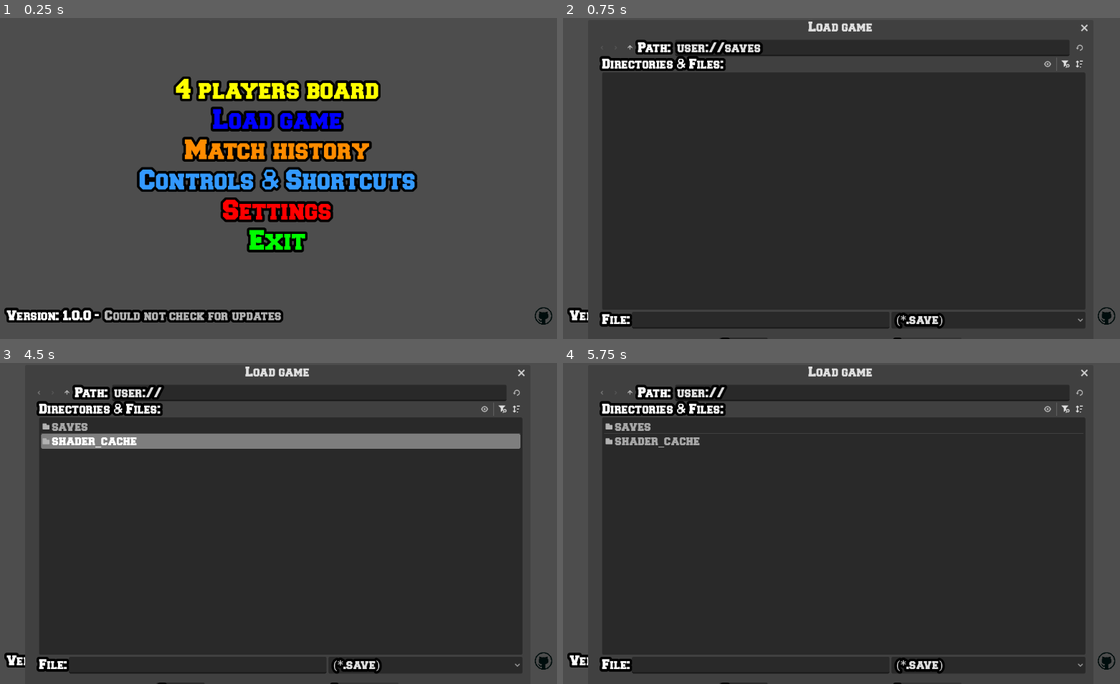
Above: before the commit, frames 1-4 (two rows, left to right).
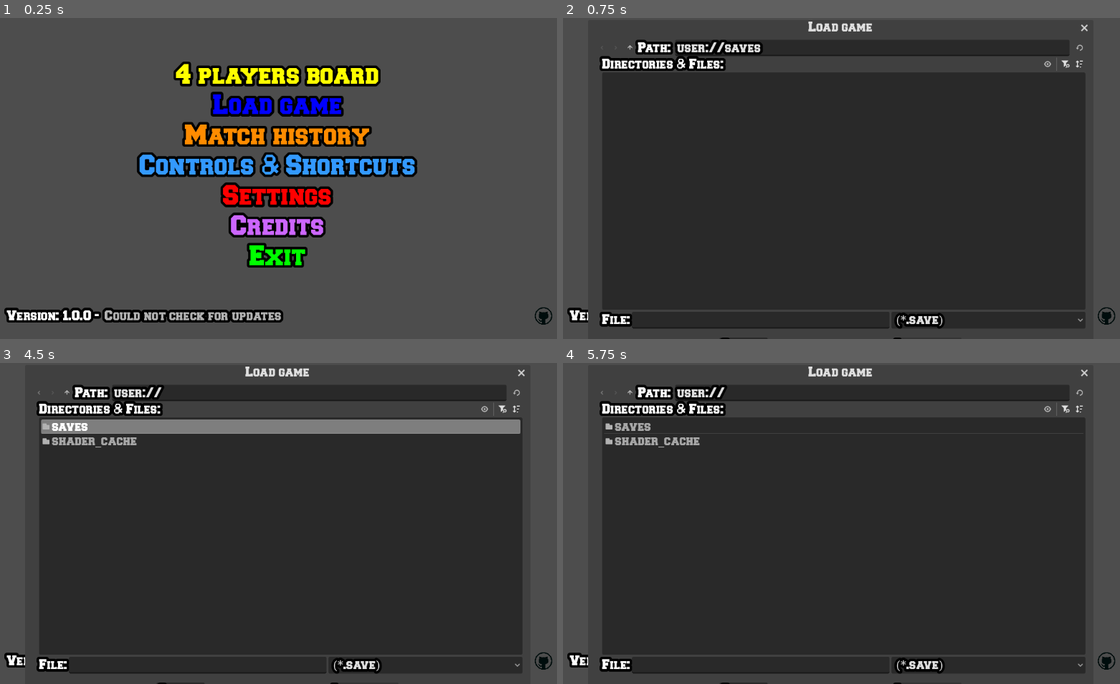
Above: after the commit, the same moments.

Repository: turulomio/gdparchis
Game: Godot game, scene res://scenes/Main.tscn
The game is run twice, just before and just after one commit, with the same random seed, the same clock (stepped at 60 frames per second) and the same inputs.
Inputs (mouse positions are in pixels of both pictures, inside the frame that each line leads up to):
- Up to frame 1 (0.25 s): no input
- Up to frame 2 (0.75 s): click "Load game" at 0.5 s
- Up to frame 3 (4.5 s): click (194, 664) at 1.27 s; type "12" at 1.35 s; click (278, 571) at 2 s, where only the run after the commit has a clickable "Credits"; click (66, 391) at 2.75 s; click (66, 391) at 3.5 s; click "4 players board" at 4.25 s
- Up to frame 4 (5.75 s): click "Match history" at 5 s

The runs differ from the first frame. In frame 1, 17% of the frame differs, in the area x 24-75%, y 13-78%; in frame 2, nothing differs; in frame 3, 7.8%; in frame 4, nothing differs.

Commit message:
Created Credits scene

Diff:
--- a/i18n/translations.csv
+++ b/i18n/translations.csv
@@ -7,6 +7,11 @@
 Checking for updates...,Checking for updates...,Comprobando actualizaciones...,Vérification des mises à jour...
 Composition,Composition,Composición,Composition
 Controls & Shortcuts,Controls & Shortcuts,Controles y atajos,Contrôles et raccourcis
+Credits,Credits,Créditos,Crédits
+Release Date: {0},Release Date: {0},Fecha de la versión: {0},Date de la version: {0}
+Lead Developer: {0},Lead Developer: {0},Desarrollo: {0},Développement: {0}
+Engine: {0},Engine: {0},Motor de juego: {0},Moteur de jeu: {0}
+License: {0},License: {0},Licencia: {0},Licence: {0}
 Android Back Button / Gesture: Back to Main Menu / Exit,Android Back Button / Gesture: Back to Main Menu / Exit,Boton Atrás / Gesto Android: Volver al menú principal / Salir,Bouton Retour / Geste Android: Retour au menu principal / Quitter
 Long Press on Background: Toggle Sound ON / OFF,Long Press on Background: Toggle Sound ON / OFF,Pulsación prolongada en fondo: Alternar sonido activado / desactivado,Pression prolongée sur el fond: Basculer le son activé / désactivé
 Long Press on Piece / Dice: View Info Popup,Long Press on Piece / Dice: View Info Popup,Pulsación prolongada en ficha / dado: Ver ventana de información,Pression prolongée sur pion / dé: Afficher les infos
--- /dev/null
+++ b/scenes/Credits.gd
@@ -0,0 +1,96 @@
+extends Node3D
+
+@onready var Dice1Pivot = $Dice1Pivot
+@onready var Dice2Pivot = $Dice2Pivot
+@onready var TitleLabel = $UI/Control/MarginContainer/VBoxContainer/Title
+@onready var SubtitleLabel = $UI/Control/MarginContainer/VBoxContainer/Subtitle
+@onready var VersionLabel = $UI/Control/MarginContainer/VBoxContainer/Version
+@onready var DateLabel = $UI/Control/MarginContainer/VBoxContainer/VersionDate
+@onready var DevLabel = $UI/Control/MarginContainer/VBoxContainer/Developer
+@onready var EngineLabel = $UI/Control/MarginContainer/VBoxContainer/Engine
+@onready var LicenseLabel = $UI/Control/MarginContainer/VBoxContainer/License
+@onready var CopyrightLabel = $UI/Control/MarginContainer/VBoxContainer/Copyright
+@onready var ButtonBack = $UI/Control/MarginContainer/VBoxContainer/ButtonBack
+
+var rotation_speed: float = 1.2
+
+
+## System notification handler intercepting Android OS back button navigation.
+## @param what Notification type identifier.
+func _notification(what: int):
+	# Intercept Android back button press and return to Main Menu
+	if what == NOTIFICATION_WM_GO_BACK_REQUEST:
+		_on_back_pressed()
+
+
+## Scene initialization entry point configuring translated text fields, 3D dice tilts, and red materials.
+func _ready() -> void:
+	print("LOADING CREDITS SCENE")
+
+	# 1. Cast VERSION_DATE string constant into a Godot Date Dictionary object
+	var date_obj = Time.get_datetime_dict_from_datetime_string(Globals.VERSION_DATE, false)
+	var release_year = str(date_obj.get("year", 2026))
+
+	# 2. Populate translated credit text fields
+	TitleLabel.text = "GDParchis"
+	SubtitleLabel.text = tr("Credits")
+	VersionLabel.text = tr(" Version: {0}").format([Globals.VERSION])
+	DateLabel.text = tr("Release Date: {0}").format([Globals.VERSION_DATE])
+	DevLabel.text = tr("Lead Developer: {0}").format(["turulomio"])
+	EngineLabel.text = tr("Engine: {0}").format(["Godot Engine 4.7.1"])
+	LicenseLabel.text = tr("License: {0}").format(["GNU GPL v3.0"])
+	CopyrightLabel.text = "© 2024 - " + release_year + " turulomio"
+	ButtonBack.text = tr("Back to Main Menu")
+
+	# 3. Apply diamond tilt rotation (35.264° pitch, 45° yaw) to both 3D dice meshes
+	var diamond_tilt = Vector3(deg_to_rad(35.264), deg_to_rad(45.0), 0.0)
+	if Dice1Pivot and Dice1Pivot.has_node("Dice"):
+		var dice1 = Dice1Pivot.get_node("Dice")
+		dice1.rotation = diamond_tilt
+		if dice1.has_method("apply_soft_tint"):
+			dice1.apply_soft_tint(Color(0.95, 0.15, 0.15))
+
+	if Dice2Pivot and Dice2Pivot.has_node("Dice"):
+		var dice2 = Dice2Pivot.get_node("Dice")
+		dice2.rotation = diamond_tilt
+		if dice2.has_method("apply_soft_tint"):
+			dice2.apply_soft_tint(Color(0.95, 0.15, 0.15))
+
+	# 4. Connect window resize listener
+	if not get_tree().get_root().size_changed.is_connected(resize):
+		get_tree().get_root().size_changed.connect(resize)
+	self.resize()
+
+
+## Frame process loop spinning both 3D red dice continuously around their vertical Y-axis like diamonds.
+## @param delta Frame delta time in seconds.
+func _process(delta: float) -> void:
+	# Rotate left dice pivot clockwise and right dice pivot counter-clockwise around vertical Y-axis
+	if Dice1Pivot:
+		Dice1Pivot.rotate_y(delta * rotation_speed)
+	if Dice2Pivot:
+		Dice2Pivot.rotate_y(-delta * rotation_speed)
+
+
+## Cleanup callback disconnecting root window resize listener upon scene exit.
+func _exit_tree() -> void:
+	if get_tree() and get_tree().get_root() and get_tree().get_root().size_changed.is_connected(resize):
+		get_tree().get_root().size_changed.disconnect(resize)
+
+
+## Window resize listener callback.
+func resize() -> void:
+	pass
+
+
+## Button handler navigating back to Main.tscn menu.
+func _on_back_pressed() -> void:
+	get_tree().change_scene_to_file.call_deferred("res://scenes/Main.tscn")
+
+
+## Input event listener supporting Escape key navigation back to Main.tscn.
+## @param event InputEvent object.
+func _input(event: InputEvent) -> void:
+	if event.is_action_pressed("exit"):
+		get_viewport().set_input_as_handled()
+		_on_back_pressed()
--- /dev/null
+++ b/scenes/Credits.tscn
@@ -0,0 +1,129 @@
+[gd_scene load_steps=5 format=3 uid="uid://b8x7c5k1m9p0"]
+
+[ext_resource type="Script" path="res://scenes/Credits.gd" id="1"]
+[ext_resource type="PackedScene" uid="uid://fcw6tuv4kh27" path="res://scenes/Dice.tscn" id="2"]
+[ext_resource type="Theme" uid="uid://be25la3s3qsje" path="res://themes/Freshman.tres" id="3"]
+[ext_resource type="Theme" uid="uid://gh07j4jcab8j" path="res://themes/FreshmanSmall.tres" id="4"]
+
+[node name="Credits" type="Node3D"]
+script = ExtResource("1")
+
+[node name="Camera3D" type="Camera3D" parent="."]
+transform = Transform3D(1, 0, 0, 0, 1, 0, 0, 0, 1, 0, 0, 18)
+fov = 50.0
+
+[node name="DirectionalLight3D" type="DirectionalLight3D" parent="."]
+transform = Transform3D(0.866025, -0.25, 0.433013, 0, 0.866025, 0.5, -0.5, -0.433013, 0.75, 0, 10, 10)
+light_energy = 1.2
+
+[node name="Dice1Pivot" type="Node3D" parent="."]
+transform = Transform3D(1, 0, 0, 0, 1, 0, 0, 0, 1, -6.5, 0, 0)
+
+[node name="Dice" parent="Dice1Pivot" instance=ExtResource("2")]
+
+[node name="Dice2Pivot" type="Node3D" parent="."]
+transform = Transform3D(1, 0, 0, 0, 1, 0, 0, 0, 1, 6.5, 0, 0)
+
+[node name="Dice" parent="Dice2Pivot" instance=ExtResource("2")]
+
+[node name="UI" type="CanvasLayer" parent="."]
+
+[node name="Control" type="Control" parent="UI"]
+layout_mode = 3
+anchors_preset = 15
+anchor_right = 1.0
+anchor_bottom = 1.0
+grow_horizontal = 2
+grow_vertical = 2
+theme = ExtResource("3")
+
+[node name="MarginContainer" type="MarginContainer" parent="UI/Control"]
+layout_mode = 1
+anchors_preset = 15
+anchor_right = 1.0
+anchor_bottom = 1.0
+grow_horizontal = 2
+grow_vertical = 2
+theme_override_constants/margin_left = 32
+theme_override_constants/margin_top = 32
+theme_override_constants/margin_right = 32
+theme_override_constants/margin_bottom = 32
+
+[node name="VBoxContainer" type="VBoxContainer" parent="UI/Control/MarginContainer"]
+custom_minimum_size = Vector2(500, 0)
+layout_mode = 2
+size_flags_horizontal = 4
+size_flags_vertical = 4
+theme_override_constants/separation = 12
+alignment = 1
+
+[node name="Title" type="Label" parent="UI/Control/MarginContainer/VBoxContainer"]
+layout_mode = 2
+theme = ExtResource("3")
+theme_override_colors/font_color = Color(1, 0.85, 0, 1)
+text = "GDParchis"
+horizontal_alignment = 1
+
+[node name="Subtitle" type="Label" parent="UI/Control/MarginContainer/VBoxContainer"]
+layout_mode = 2
+theme = ExtResource("4")
+theme_override_colors/font_color = Color(1, 1, 1, 1)
+text = "Credits"
+horizontal_alignment = 1
+
+[node name="HSeparator" type="HSeparator" parent="UI/Control/MarginContainer/VBoxContainer"]
+layout_mode = 2
+
+[node name="Version" type="Label" parent="UI/Control/MarginContainer/VBoxContainer"]
+layout_mode = 2
+theme = ExtResource("4")
+theme_override_colors/font_color = Color(0.4, 0.8, 1, 1)
+text = "Version: 1.0.0"
+horizontal_alignment = 1
+
+[node name="VersionDate" type="Label" parent="UI/Control/MarginContainer/VBoxContainer"]
+layout_mode = 2
+theme = ExtResource("4")
+theme_override_colors/font_color = Color(0.85, 0.85, 0.85, 1)
+text = "Release Date: 2026-08-14"
+horizontal_alignment = 1
+
+[node name="Developer" type="Label" parent="UI/Control/MarginContainer/VBoxContainer"]
+layout_mode = 2
+theme = ExtResource("4")
+theme_override_colors/font_color = Color(0.3, 0.9, 0.4, 1)
+text = "Lead Developer: turulomio"
+horizontal_alignment = 1
+
+[node name="Engine" type="Label" parent="UI/Control/MarginContainer/VBoxContainer"]
+layout_mode = 2
+theme = ExtResource("4")
+theme_override_colors/font_color = Color(0.9, 0.6, 0.2, 1)
+text = "Engine: Godot Engine 4.7.1"
+horizontal_alignment = 1
+
+[node name="License" type="Label" parent="UI/Control/MarginContainer/VBoxContainer"]
+layout_mode = 2
+theme = ExtResource("4")
+theme_override_colors/font_color = Color(0.7, 0.7, 0.9, 1)
+text = "License: GNU GPL v3.0"
+horizontal_alignment = 1
+
+[node name="Copyright" type="Label" parent="UI/Control/MarginContainer/VBoxContainer"]
+layout_mode = 2
+theme = ExtResource("4")
+theme_override_colors/font_color = Color(1, 0.8, 0.4, 1)
+text = "© 2024 - 2026 turulomio"
+horizontal_alignment = 1
+
+[node name="HSeparator2" type="HSeparator" parent="UI/Control/MarginContainer/VBoxContainer"]
+layout_mode = 2
+
+[node name="ButtonBack" type="Button" parent="UI/Control/MarginContainer/VBoxContainer"]
+layout_mode = 2
+theme = ExtResource("3")
+theme_override_colors/font_color = Color(0, 1, 0, 1)
+text = "Back to Main Menu"
+flat = true
+
+[connection signal="pressed" from="UI/Control/MarginContainer/VBoxContainer/ButtonBack" to="." method="_on_back_pressed"]
--- a/scenes/Main.gd
+++ b/scenes/Main.gd
@@ -9,6 +9,8 @@
 	$MarginContainer/VBoxContainer2/HBoxContainer/Version.text = tr(" Version: {0} - ").format([Globals.VERSION])
 	$FileDialog.title = tr("Load game")
 	$FileDialog.ok_button_text = tr("Load game")
+	if has_node("MarginContainer/VBoxContainer2/VBoxContainer/Credits"):
+		$MarginContainer/VBoxContainer2/VBoxContainer/Credits.text = tr("Credits")
 	if not get_tree().get_root().size_changed.is_connected(resize):
 		get_tree().get_root().size_changed.connect(resize)
 	self.resize()
@@ -137,6 +139,16 @@
 	get_tree().change_scene_to_file.call_deferred("res://scenes/Options.tscn")
 
 
+## Mouse hover audio feedback for Credits button.
+func _on_Credits_mouse_entered():
+	$Click.play()
+
+
+## Button handler navigating to Credits.tscn scene.
+func _on_Credits_pressed():
+	get_tree().change_scene_to_file.call_deferred("res://scenes/Credits.tscn")
+
+
 ## Input event callback handling global exit key press.
 ## @param _event InputEvent object.
 func _input(_event):
--- a/scenes/Main.tscn
+++ b/scenes/Main.tscn
@@ -79,6 +79,14 @@
 clip_text = true
 expand_icon = true
 
+[node name="Credits" type="Button" parent="MarginContainer/VBoxContainer2/VBoxContainer"]
+layout_mode = 2
+theme_override_colors/font_color = Color(0.8, 0.4, 1, 1)
+text = "Credits"
+flat = true
+clip_text = true
+expand_icon = true
+
 [node name="Exit" type="Button" parent="MarginContainer/VBoxContainer2/VBoxContainer"]
 layout_mode = 2
 theme_override_colors/font_color = Color(0, 1, 0, 1)
@@ -141,6 +149,8 @@
 [connection signal="pressed" from="MarginContainer/VBoxContainer2/VBoxContainer/Controls" to="." method="_on_Controls_pressed"]
 [connection signal="mouse_entered" from="MarginContainer/VBoxContainer2/VBoxContainer/Options" to="." method="_on_Options_mouse_entered"]
 [connection signal="pressed" from="MarginContainer/VBoxContainer2/VBoxContainer/Options" to="." method="_on_Options_pressed"]
+[connection signal="mouse_entered" from="MarginContainer/VBoxContainer2/VBoxContainer/Credits" to="." method="_on_Credits_mouse_entered"]
+[connection signal="pressed" from="MarginContainer/VBoxContainer2/VBoxContainer/Credits" to="." method="_on_Credits_pressed"]
 [connection signal="mouse_entered" from="MarginContainer/VBoxContainer2/VBoxContainer/Exit" to="." method="_on_Exit_mouse_entered"]
 [connection signal="pressed" from="MarginContainer/VBoxContainer2/VBoxContainer/Exit" to="." method="_on_Exit_pressed"]
 [connection signal="gui_input" from="MarginContainer/VBoxContainer2/HBoxContainer/UpdateStatus" to="." method="_on_UpdateStatus_gui_input"]
--- a/tests/test_ui.gd
+++ b/tests/test_ui.gd
@@ -38,6 +38,7 @@
 		"res://scenes/Options.tscn",
 		"res://scenes/Controls.tscn",
 		"res://scenes/GameHistory.tscn",
+		"res://scenes/Credits.tscn",
 		"res://scenes/Game4.tscn",
 		"res://scenes/GameDiceStart.tscn"
 	]
Binary file changed: i18n/translations.en.translation
Binary file changed: i18n/translations.es.translation
Binary file changed: i18n/translations.fr.translation
Not shown, added: scenes/Credits.gd.uid
Not shown, changed: USER_MANUAL.md
